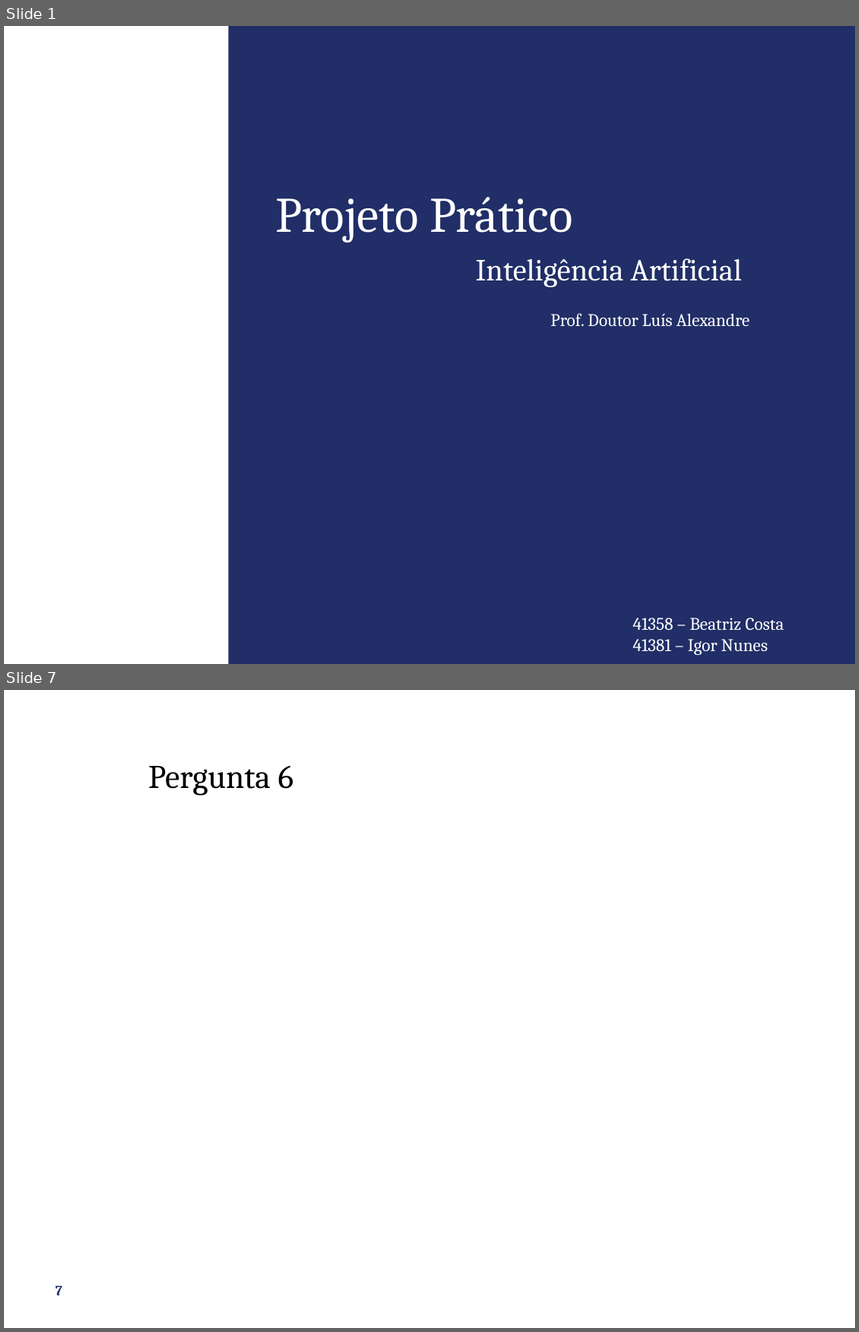
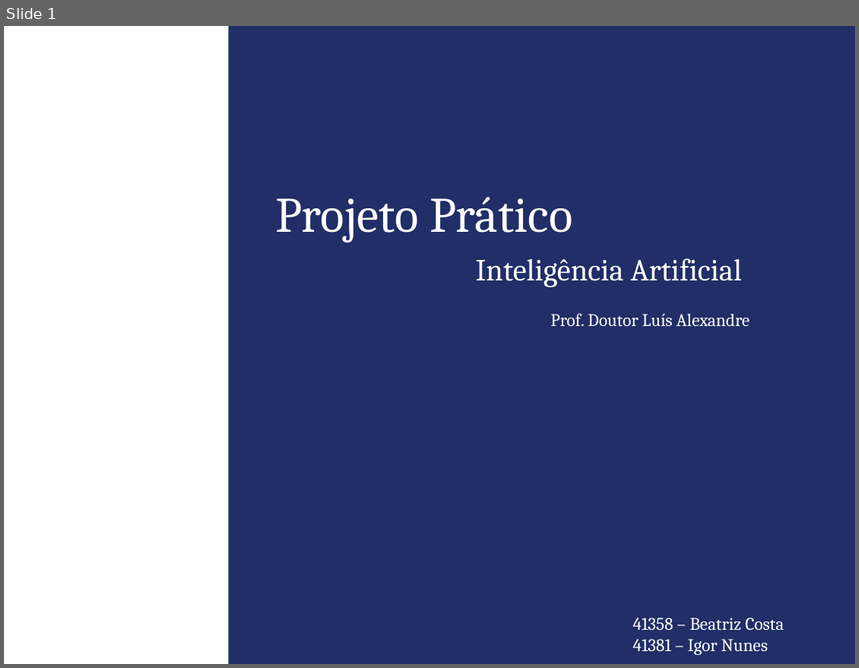
Before and after one commit to ibnunes/Andarilho, a slide deck: Presentation.ppt. Shown one above the other, each under a label of ours: slides 1 and 7 before the commit, slide 1 after it; the slides between them are not shown. The pictures are 859x1332 and 859x668 pixels, drawn with LibreOffice and Linux fonts; fonts in the diff are those of the drawing; background and template pictures are left out. Boxes give left, top, right and bottom in pixels: in the first picture for what was removed or moved away, otherwise in the second. Text is boxed around its words. In the diff, an @@ line names an element or a change of style, - is before the commit and + after.

```diff
--- a/Presentation.ppt
+++ b/Presentation.ppt
@@ slide 7 removed at [4, 690, 855, 1328], background #FFFFFF @@
@@ title removed at [148, 766, 294, 796] @@
-Pergunta 6
@@ page number removed at [56, 1286, 63, 1296] @@
-7
```
Also in this commit, not shown: 5 slides added, 7 other slides removed.
